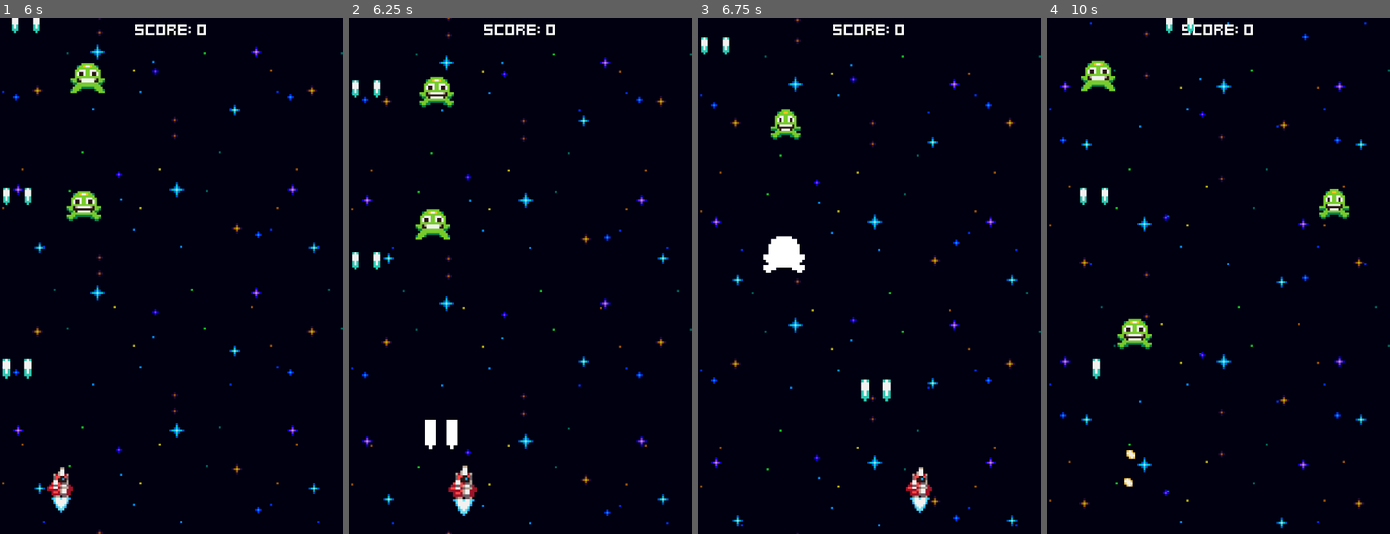
Above: before the commit, frames 1-4 (left to right).
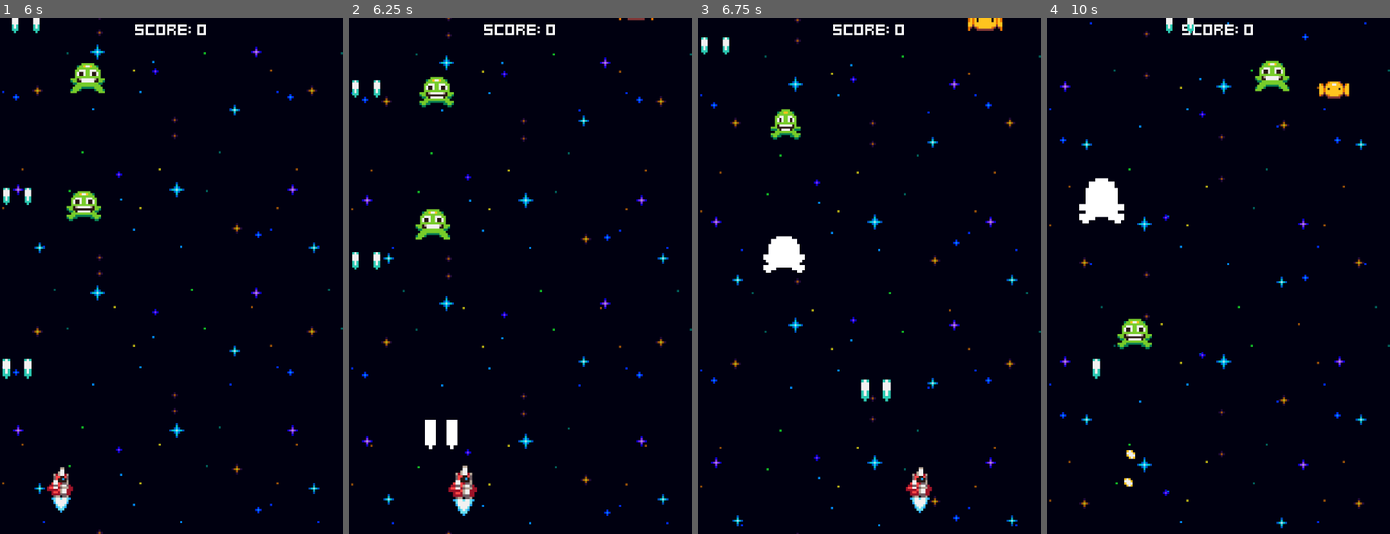
Above: after the commit, the same moments.

Repository: Nicolasult/HeartbeastShooter
Game: Godot game, scene res://menus/menu.tscn
The game is run twice, just before and just after one commit, with the same random seed, the same clock (stepped at 60 frames per second) and the same inputs.
Inputs:
- Up to frame 1 (6 s): tap Space at 0.5 s; hold Right (ui_right) 0.53-1.28 s; tap Enter (ui_accept) at 0.77, 1.52, 3.02, 3.77, 4.52 s; hold Left (ui_left) 1.28-2.03 s; hold Right (ui_right) 2.03-3.53 s; hold Left (ui_left) 3.53-5.78 s; hold Right (ui_right) from 5.78 s (still down)
- Up to frame 2 (6.25 s): keep holding Right (ui_right); tap Enter (ui_accept) at 6.02 s
- Up to frame 3 (6.75 s): keep holding Right (ui_right)
- Up to frame 4 (10 s): tap Enter (ui_accept) at 6.77, 7.52, 9.02, 9.77 s; release Right (ui_right) at 8.03 s; hold Left (ui_left) 8.03-9.53 s; hold Right (ui_right) from 9.53 s (still down)

Frame 1 is identical in both runs. In frame 2, less than 0.1% of the frame differs, in the area x 78-89%, y 0-1%; in frame 3, 0.2%; in frame 4, 2.3%, in the area x 9-89%, y 8-40%.

Commit message:
add yellow enemy

Diff:
--- a/enemies/enemy_generator.gd
+++ b/enemies/enemy_generator.gd
@@ -1,16 +1,19 @@
 extends Node2D
 
 @export var GreenEnemyScene: PackedScene
+@export var YellowEnemyScene: PackedScene
 
 @onready var spawner_component: SpawnerComponent = $SpawnerComponent
 @onready var green_enemy_spawn_timer: Timer = $GreenEnemySpawnTimer
+@onready var yellow_enemy_spawn_timer: Timer = $YellowEnemySpawnTimer
 
 var screen_width = ProjectSettings.get_setting("display/window/size/viewport_width")
 var margin = 8
 
 func _ready() -> void:
 	green_enemy_spawn_timer.timeout.connect(handle_spawn.bind(GreenEnemyScene, green_enemy_spawn_timer))
-	#yellow_enemy_spawn_timer.timeout.connect(handle_spawn.bind(YellowEnemyScene, yellow_enemy_spaw_timer))
+	yellow_enemy_spawn_timer.timeout.connect(handle_spawn.bind(YellowEnemyScene, yellow_enemy_spawn_timer))
+
 func handle_spawn(enemy_scene: PackedScene, timer: Timer) -> void:
 	spawner_component.scene = enemy_scene
 	spawner_component.spawn(Vector2(randf_range(margin, screen_width - margin), -16))
--- a/enemies/enemy_generator.tscn
+++ b/enemies/enemy_generator.tscn
@@ -1,12 +1,14 @@
-[gd_scene load_steps=4 format=3 uid="uid://d3d34xefop54e"]
+[gd_scene load_steps=5 format=3 uid="uid://d3d34xefop54e"]
 
 [ext_resource type="Script" uid="uid://wit3vfxly274" path="res://enemies/enemy_generator.gd" id="1_k80ol"]
 [ext_resource type="Script" uid="uid://cl00k6aq4utvt" path="res://components/spawner_component.gd" id="1_p85au"]
 [ext_resource type="PackedScene" uid="uid://c2gby7v8o8btj" path="res://enemies/green_enemy.tscn" id="2_d5nw7"]
+[ext_resource type="PackedScene" uid="uid://cgbmvcc2q1tsx" path="res://enemies/yellow_enemy.tscn" id="3_m4hnj"]
 
 [node name="EnemyGenerator" type="Node2D"]
 script = ExtResource("1_k80ol")
 GreenEnemyScene = ExtResource("2_d5nw7")
+YellowEnemyScene = ExtResource("3_m4hnj")
 
 [node name="SpawnerComponent" type="Node2D" parent="."]
 script = ExtResource("1_p85au")
@@ -16,3 +18,8 @@
 wait_time = 2.0
 one_shot = true
 autostart = true
+
+[node name="YellowEnemySpawnTimer" type="Timer" parent="."]
+wait_time = 4.5
+one_shot = true
+autostart = true
--- /dev/null
+++ b/enemies/yellow_enemy.tscn
@@ -0,0 +1,67 @@
+[gd_scene load_steps=8 format=3 uid="uid://cgbmvcc2q1tsx"]
+
+[ext_resource type="PackedScene" uid="uid://ceigr70usohan" path="res://enemies/enemy.tscn" id="1_rilk2"]
+[ext_resource type="Texture2D" uid="uid://b5pnmv1bbtdp2" path="res://assets/yellow_enemy.png" id="2_sy5vk"]
+
+[sub_resource type="AtlasTexture" id="AtlasTexture_kcw3k"]
+atlas = ExtResource("2_sy5vk")
+region = Rect2(0, 0, 16, 16)
+
+[sub_resource type="AtlasTexture" id="AtlasTexture_fg4df"]
+atlas = ExtResource("2_sy5vk")
+region = Rect2(16, 0, 16, 16)
+
+[sub_resource type="SpriteFrames" id="SpriteFrames_m0yjl"]
+animations = [{
+"frames": [{
+"duration": 1.0,
+"texture": SubResource("AtlasTexture_kcw3k")
+}, {
+"duration": 1.0,
+"texture": SubResource("AtlasTexture_fg4df")
+}],
+"loop": true,
+"name": &"default",
+"speed": 4.0
+}]
+
+[sub_resource type="RectangleShape2D" id="RectangleShape2D_sy5vk"]
+size = Vector2(16, 9)
+
+[sub_resource type="RectangleShape2D" id="RectangleShape2D_kcw3k"]
+
+[node name="YellowEnemy" instance=ExtResource("1_rilk2")]
+
+[node name="AnimatedSprite2D" parent="." index="0"]
+sprite_frames = SubResource("SpriteFrames_m0yjl")
+autoplay = "default"
+frame = 1
+
+[node name="MoveComponent" parent="." index="1"]
+velocity = Vector2(0, 10)
+
+[node name="StatsComponent" parent="." index="2"]
+health = 6
+
+[node name="VisibleOnScreenNotifier2D" parent="." index="3"]
+position = Vector2(-8.9407e-08, -0.5)
+scale = Vector2(0.9, 0.45)
+
+[node name="HurtboxComponent" parent="." index="7"]
+collision_layer = 2
+collision_mask = 0
+
+[node name="CollisionShape2D" type="CollisionShape2D" parent="HurtboxComponent" index="0"]
+position = Vector2(0, -0.5)
+shape = SubResource("RectangleShape2D_sy5vk")
+
+[node name="HitboxComponent" parent="." index="8"]
+collision_layer = 0
+
+[node name="CollisionShape2D" type="CollisionShape2D" parent="HitboxComponent" index="0"]
+visible = false
+shape = SubResource("RectangleShape2D_kcw3k")
+debug_color = Color(0.799857, 0.284765, 0.777223, 0.42)
+
+[node name="ScoreComponent" parent="." index="12"]
+adjust_amount = 10
